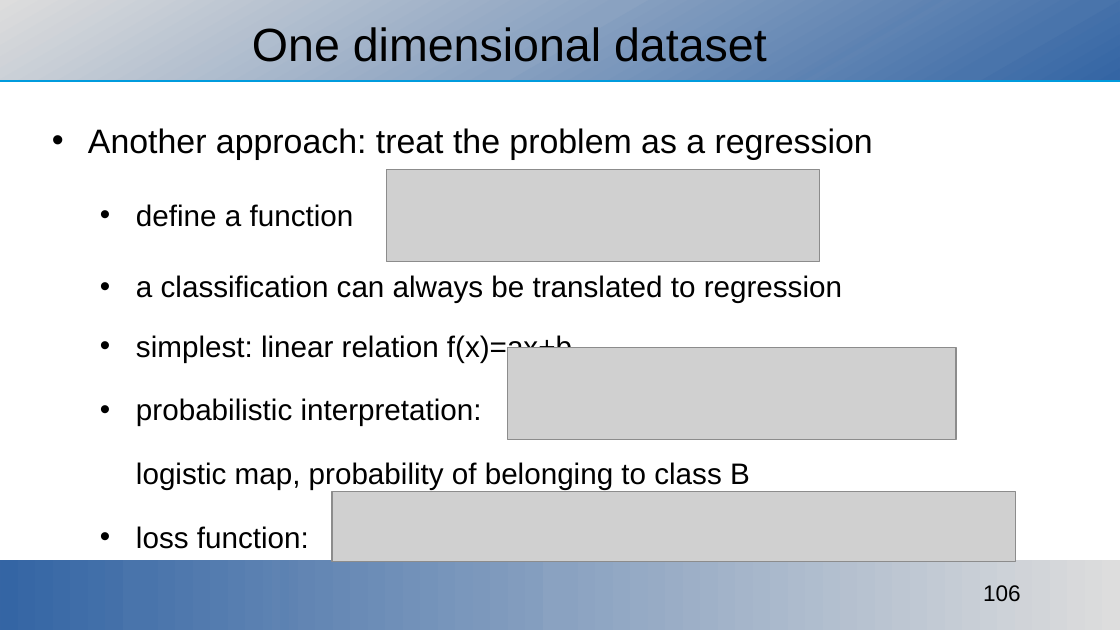
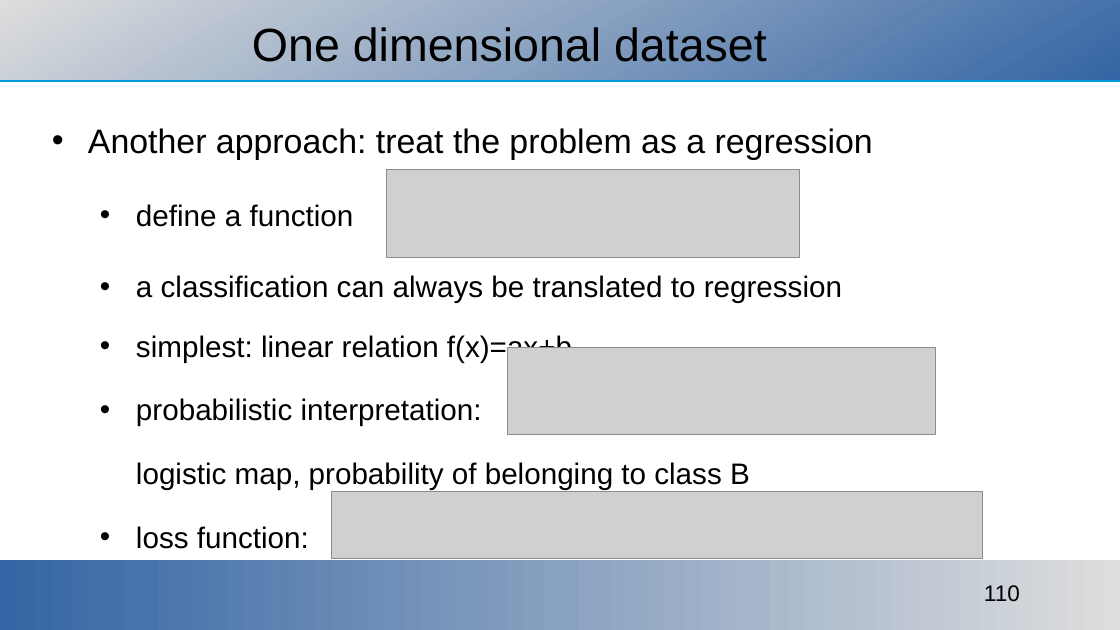
Before and after one commit to ajakovac/ML-in-Practice-I, a slide deck: slide 110 of ML in practice.odp (slide 106 before the commit). Drawn at 1120x630 pixels with LibreOffice and Linux fonts; fonts in the diff are those of the drawing; grey boxes stand for pictures; background and template pictures are left out. Boxes give left, top, right and bottom in pixels: in the first picture for what was removed or moved away, otherwise in the second. Text is boxed around its words. In the diff, an @@ line names an element or a change of style, - is before the commit and + after.

```diff
--- a/ML in practice.odp
+++ b/ML in practice.odp
@@ picture: place and size @@
-picture at (386,170,820,262)
+picture at (386,170,800,258)
@@ picture: place and size @@
-picture at (508,349,956,440)
+picture at (508,349,936,435)
@@ picture: place and size @@
-picture at (332,492,1016,562)
+picture at (332,492,983,558)
@@ page number at (984,585,1020,602): text changed @@
-106
+110
```
Also in this commit, not shown: 5 other slides changed, 5 slides added, 6 other files.
